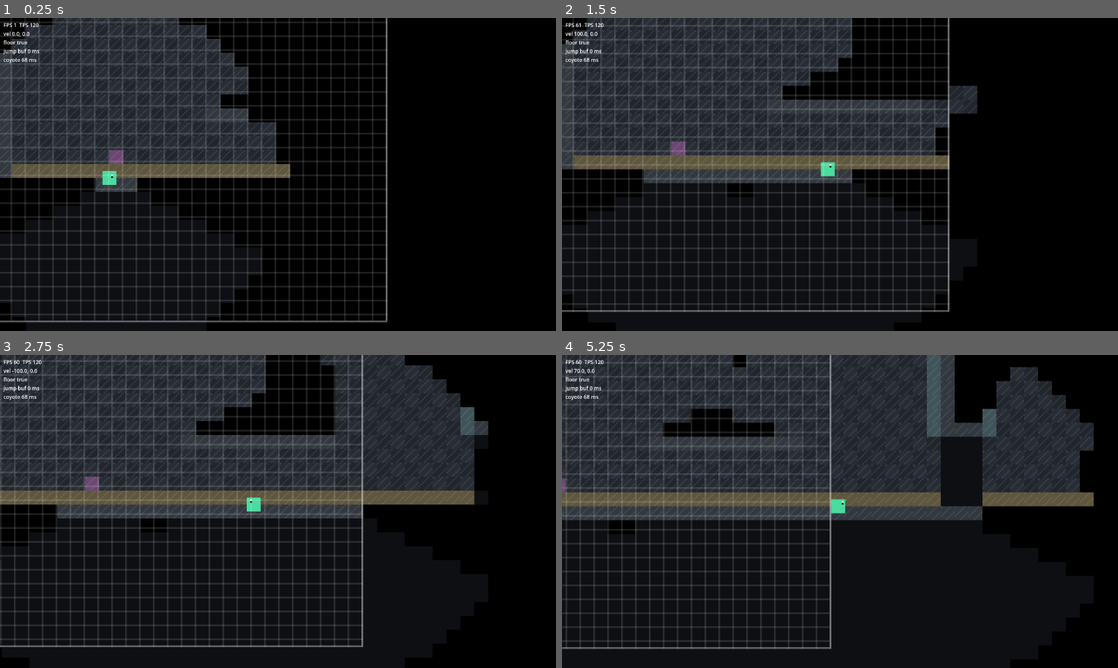
Above: before the commit, frames 1-4 (two rows, left to right).
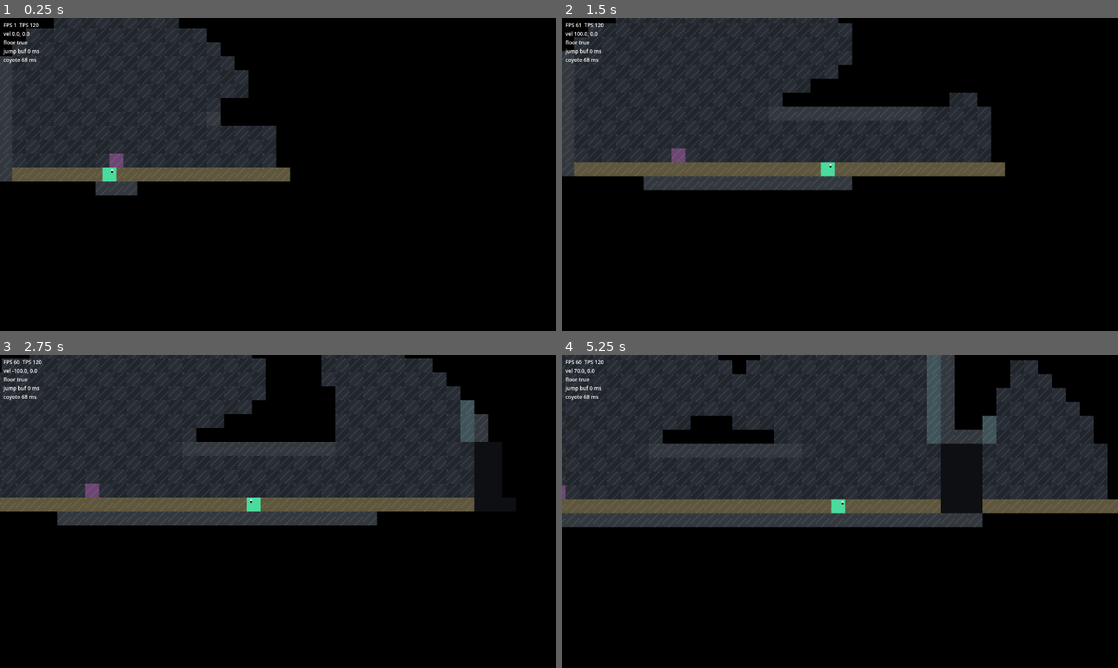
Above: after the commit, the same moments.

Repository: xixinsama/wellwell
Game: Godot game, scene res://scenes/main.tscn
The game is run twice, just before and just after one commit, with the same random seed, the same clock (stepped at 60 frames per second) and the same inputs.
Inputs:
- Up to frame 1 (0.25 s): no input
- Up to frame 2 (1.5 s): tap Enter at 0.5 s; hold D (move_right) from 0.53 s (still down); tap Space (jump) at 0.77 s
- Up to frame 3 (2.75 s): tap Space (jump) at 1.52 s; release D (move_right) at 2.03 s; hold A (move_left) from 2.03 s (still down)
- Up to frame 4 (5.25 s): release A (move_left) at 2.78 s; hold D (move_right) 2.78-4.28 s; tap Space (jump) at 3.02, 3.77, 4.52 s; hold A (move_left) 4.28-5.03 s; hold D (move_right) from 5.03 s (still down)

The runs differ from the first frame. In frame 1, 15% of the frame differs, in the area x 0-70%, y 0-98%; in frame 2, 20%, in the area x 0-80%, y 0-94%; in frame 3, 19%; in frame 4, 17%.

Commit message:
战争迷雾系统

Diff:
--- a/resources/tilesets/template_platform_tileset.tres
+++ b/resources/tilesets/template_platform_tileset.tres
@@ -1,4 +1,4 @@
-[gd_resource type="TileSet" format=3]
+[gd_resource type="TileSet" format=3 uid="uid://dr0a3ltpg4fe0"]
 
 [sub_resource type="Image" id="Image_3h61x"]
 data = {
@@ -16,10 +16,11 @@
 texture = SubResource("ImageTexture_kdkst")
 texture_region_size = Vector2i(8, 8)
 0:0/0 = 0
-0:0/0/physics_layer_0/polygon_0/points = PackedVector2Array(0, 0, 8, 0, 8, 8, 0, 8)
+0:0/0/physics_layer_0/polygon_0/points = PackedVector2Array(-4, -4, 4, -4, 4, 4, -4, 4)
 1:0/0 = 0
 2:0/0 = 0
 3:0/0 = 0
+3:0/0/physics_layer_0/polygon_0/points = PackedVector2Array(-4, -4, 4, -4, 4, 4, -4, 4)
 4:0/0 = 0
 5:0/0 = 0
 
--- a/scenes/game.tscn
+++ b/scenes/game.tscn
@@ -1,16 +1,13 @@
 [gd_scene format=4 uid="uid://bb0ckphw013qw"]
 
-[ext_resource type="TileSet" path="res://resources/tilesets/template_platform_tileset.tres" id="1_kvpfn"]
-[ext_resource type="Script" path="res://scripts/world/spawn_point.gd" id="1_vtaks"]
-[ext_resource type="Script" path="res://scripts/world/reset_zone.gd" id="2_kvpfn"]
-[ext_resource type="PackedScene" path="res://scenes/player/player.tscn" id="3_dinhu"]
-[ext_resource type="Script" path="res://scripts/player/player_controller.gd" id="4_kvuet"]
-[ext_resource type="Resource" path="res://resources/player/default_player_tuning.tres" id="5_trtic"]
-[ext_resource type="Script" path="res://scripts/camera/pixel_camera_2d.gd" id="6_ir15t"]
-[ext_resource type="Script" path="res://scripts/world/fog_of_war.gd" id="7_ca42v"]
-[ext_resource type="PackedScene" path="res://scenes/tools/grid_overlay.tscn" id="8_rysoc"]
-[ext_resource type="Script" path="res://scripts/tools/grid_overlay.gd" id="9_ssvqc"]
-[ext_resource type="Script" path="res://scripts/tools/tuning_hotkeys.gd" id="10_264po"]
+[ext_resource type="TileSet" uid="uid://dr0a3ltpg4fe0" path="res://resources/tilesets/template_platform_tileset.tres" id="1_kvpfn"]
+[ext_resource type="Script" uid="uid://bo5asnakkt3ao" path="res://scripts/world/spawn_point.gd" id="1_vtaks"]
+[ext_resource type="Script" uid="uid://502ixw2kyit1" path="res://scripts/world/reset_zone.gd" id="2_kvpfn"]
+[ext_resource type="PackedScene" uid="uid://cejq022r3hjrd" path="res://scenes/player/player.tscn" id="3_dinhu"]
+[ext_resource type="Script" uid="uid://cfv5j6giqea6p" path="res://scripts/camera/pixel_camera_2d.gd" id="6_ir15t"]
+[ext_resource type="Script" uid="uid://jvu53oscg1ib" path="res://scripts/world/fog_of_war.gd" id="7_ca42v"]
+[ext_resource type="PackedScene" uid="uid://dpkyymy3fnwb4" path="res://scenes/tools/grid_overlay.tscn" id="8_rysoc"]
+[ext_resource type="Script" uid="uid://brtjvl38ja2db" path="res://scripts/tools/tuning_hotkeys.gd" id="10_264po"]
 
 [sub_resource type="RectangleShape2D" id="RectangleShape2D_5newe"]
 size = Vector2(720, 48)
@@ -55,11 +52,8 @@
 [node name="CollisionShape2D" type="CollisionShape2D" parent="Level/ResetZone" unique_id=1810091438]
 shape = SubResource("RectangleShape2D_5newe")
 
-[node name="Player" type="CharacterBody2D" parent="." unique_id=43758805 instance=ExtResource("3_dinhu")]
+[node name="Player" parent="." unique_id=43758805 instance=ExtResource("3_dinhu")]
 position = Vector2(-120, 48)
-collision_layer = 2
-script = ExtResource("4_kvuet")
-tuning = ExtResource("5_trtic")
 spawn_position = Vector2(-120, 48)
 
 [node name="PixelCamera2D" type="Camera2D" parent="." unique_id=744670967]
@@ -79,10 +73,9 @@
 player_path = NodePath("../Player")
 solid_tiles_path = NodePath("../Level/SolidTiles")
 
-[node name="GridOverlay" type="Node2D" parent="." unique_id=778597302 instance=ExtResource("8_rysoc")]
-z_index = 100
+[node name="GridOverlay" parent="." unique_id=778597302 instance=ExtResource("8_rysoc")]
+visible = false
 position = Vector2(-120, 48)
-script = ExtResource("9_ssvqc")
 
 [node name="TuningHotkeys" type="Node" parent="." unique_id=1460866442]
 script = ExtResource("10_264po")
--- a/scripts/camera/pixel_camera_2d.gd
+++ b/scripts/camera/pixel_camera_2d.gd
@@ -2,46 +2,50 @@
 class_name PixelCamera2D
 
 @export var target_path: NodePath
-@export var follow_speed: float = 14.0
-@export var safe_size: Vector2 = Vector2(320.0, 180.0)
 
 var target: Node2D
 var smoothed_position: Vector2 = Vector2.ZERO
+var actual_cam_pos: Vector2 = Vector2.ZERO
 var shake_frames_remaining: int = 0
 var shake_amplitude: float = 0.0
 var shake_sign: int = 1
 
 
 func _ready() -> void:
-	if target_path != NodePath():
-		target = get_node_or_null(target_path) as Node2D
-	if target:
-		smoothed_position = target.global_position
-		global_position = smoothed_position.round()
-	make_current()
+    if target_path != NodePath():
+        target = get_node_or_null(target_path) as Node2D
+    if target:
+        smoothed_position = target.global_position
+        global_position = smoothed_position.round()
+    make_current()
 
 
 func _physics_process(delta: float) -> void:
-	if target == null and target_path != NodePath():
-		target = get_node_or_null(target_path) as Node2D
-	if target == null:
-		return
+    if target == null and target_path != NodePath():
+        target = get_node_or_null(target_path) as Node2D
+    if target == null:
+        return
 
-	var weight: float = 1.0 - exp(-follow_speed * delta)
-	smoothed_position = smoothed_position.lerp(target.global_position, weight)
-	var shake_offset: Vector2 = _consume_shake_offset()
-	global_position = (smoothed_position + shake_offset).round()
+    var weight: float = 1.0 - exp(-position_smoothing_speed * delta)
+    smoothed_position = smoothed_position.lerp(target.global_position, weight)
+    var shake_offset: Vector2 = _consume_shake_offset()
+    global_position = (smoothed_position + shake_offset).round()
+
+    #actual_cam_pos = actual_cam_pos.lerp(target.global_position, 3 * delta)
+    #var cam_subpixel_offset := actual_cam_pos.round() - actual_cam_pos
+    #Globals.SVC.material.set_shader_parameter("cam_offset", cam_subpixel_offset)
+    #global_position = actual_cam_pos.round()
 
 
 func add_shake(frames: int, amplitude: float) -> void:
-	shake_frames_remaining = maxi(frames, 0)
-	shake_amplitude = maxf(amplitude, 0.0)
-	shake_sign = 1
+    shake_frames_remaining = maxi(frames, 0)
+    shake_amplitude = maxf(amplitude, 0.0)
+    shake_sign = 1
 
 
 func _consume_shake_offset() -> Vector2:
-	if shake_frames_remaining <= 0 or shake_amplitude <= 0.0:
-		return Vector2.ZERO
-	shake_frames_remaining -= 1
-	shake_sign *= -1
-	return Vector2(roundf(shake_amplitude) * float(shake_sign), 0.0)
+    if shake_frames_remaining <= 0 or shake_amplitude <= 0.0:
+        return Vector2.ZERO
+    shake_frames_remaining -= 1
+    shake_sign *= -1
+    return Vector2(roundf(shake_amplitude) * float(shake_sign), 0.0)
--- /dev/null
+++ b/scripts/globals.gd
@@ -0,0 +1,5 @@
+class_name Globals
+## 全局引用脚本，需要赋值
+
+## 缩放的viewport
+static var SVC: SubViewportContainer
--- a/scripts/main.gd
+++ b/scripts/main.gd
@@ -10,17 +10,19 @@
 
 
 func _ready() -> void:
-	get_viewport().size_changed.connect(setup_viewport_scale)
-	setup_viewport_scale()
+    get_viewport().size_changed.connect(setup_viewport_scale)
+    setup_viewport_scale()
+
+    Globals.SVC = viewport_container
 
 
 func setup_viewport_scale() -> void:
-	var window_size: Vector2 = get_viewport_rect().size
-	var scale_x: int = floori(window_size.x / SAFE_SIZE.x)
-	var scale_y: int = floori(window_size.y / SAFE_SIZE.y)
-	var integer_scale: int = maxi(MIN_SCALE, mini(scale_x, scale_y))
-	var display_size: Vector2 = Vector2(VIEWPORT_SIZE) * integer_scale
-	viewport_container.custom_minimum_size = display_size
-	viewport_container.size = display_size
-	viewport_container.position = ((window_size - display_size) * 0.5).round()
-	viewport_container.stretch = true
+    var window_size: Vector2 = get_viewport_rect().size
+    var scale_x: int = floori(window_size.x / SAFE_SIZE.x)
+    var scale_y: int = floori(window_size.y / SAFE_SIZE.y)
+    var integer_scale: int = maxi(MIN_SCALE, mini(scale_x, scale_y))
+    var display_size: Vector2 = Vector2(VIEWPORT_SIZE) * integer_scale
+    viewport_container.custom_minimum_size = display_size
+    viewport_container.size = display_size
+    viewport_container.position = ((window_size - display_size) * 0.5).round()
+    viewport_container.stretch = true
--- a/scripts/world/reset_zone.gd
+++ b/scripts/world/reset_zone.gd
@@ -7,13 +7,13 @@
 
 
 func _ready() -> void:
-	if spawn_point_path != NodePath():
-		spawn_point = get_node_or_null(spawn_point_path) as Node2D
-	body_entered.connect(_on_body_entered)
+    if spawn_point_path != NodePath():
+        spawn_point = get_node_or_null(spawn_point_path) as Node2D
+    body_entered.connect(_on_body_entered)
 
 
 func _on_body_entered(body: Node2D) -> void:
-	if spawn_point == null:
-		return
-	if body.has_method("respawn_at"):
-		body.call("respawn_at", spawn_point.global_position)
+    if spawn_point == null:
+        return
+    if body.has_method("respawn_at"):
+        body.call("respawn_at", spawn_point.global_position)
Not shown, added: scripts/globals.gd.uid
Not shown, added: scripts/save/global_settings_manager.gd.uid
Not shown, added: scripts/save/global_settings_store.gd.uid
Not shown, added: scripts/save/save_codec.gd.uid
Not shown, added: scripts/save/save_manager.gd.uid
Not shown, added: scripts/save/save_snapshot.gd.uid
Not shown, added: scripts/save/save_storage.gd.uid
Not shown, added: scripts/world/fog_of_war.gd.uid
Not shown, added: scripts/world/fog_visibility.gd.uid
Not shown, added: tests/run_runtime_suite.gd.uid
Not shown, added: tests/runtime_suite.gd.uid
Not shown, added: tests/save/test_save_codec.gd.uid
(and 3 more such lines)
